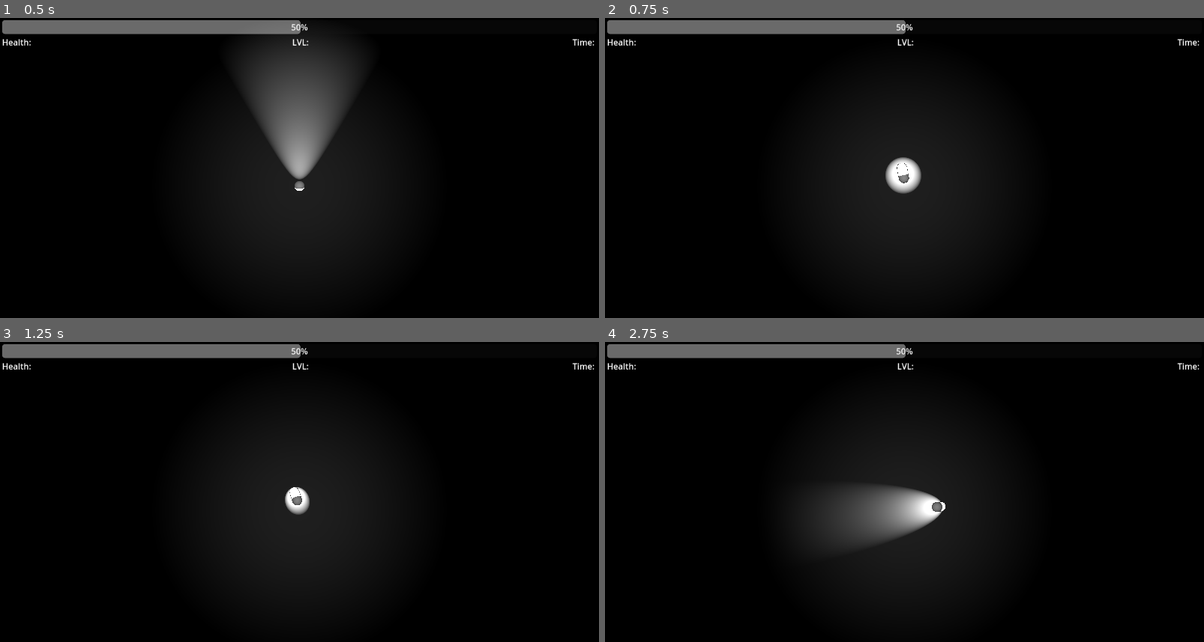
Above: before the commit, frames 1-4 (two rows, left to right).
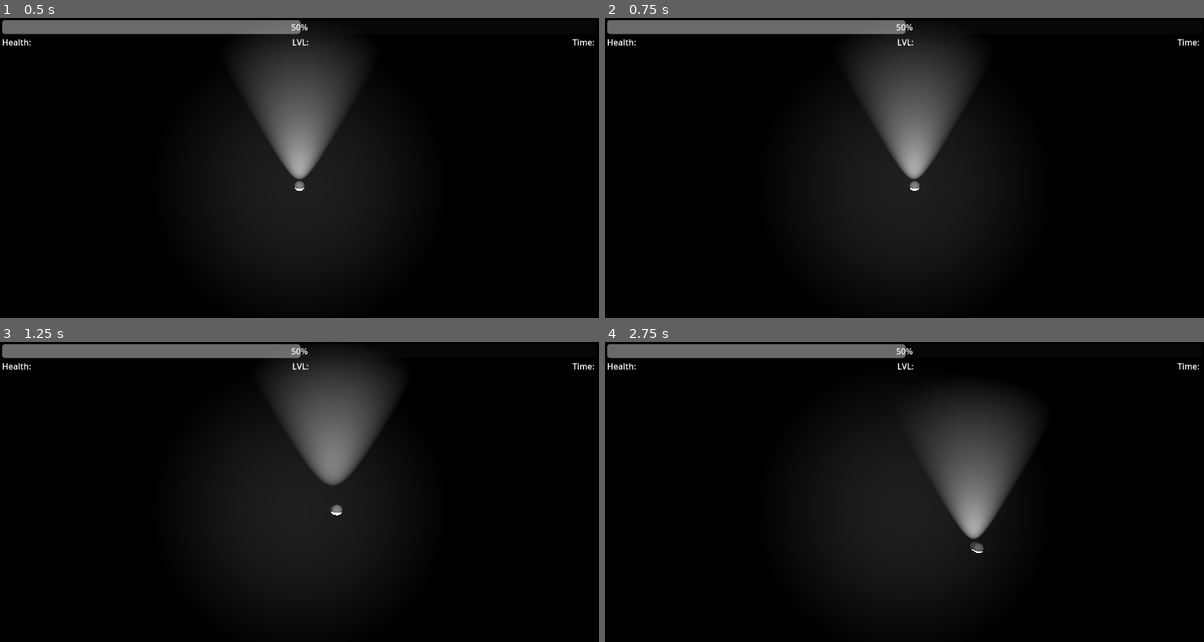
Above: after the commit, the same moments.

Repository: Knight-XAura/Illuminated-Ruler
Game: Godot game, scene res://world.tscn
The game is run twice, just before and just after one commit, with the same random seed, the same clock (stepped at 60 frames per second) and the same inputs.
Inputs (mouse positions are in pixels of both pictures, inside the frame that each line leads up to):
- Up to frame 1 (0.5 s): no input
- Up to frame 2 (0.75 s): tap Enter at 0.5 s; move the mouse to (1036, 168) at 0.52 s; hold D (move_right) from 0.53 s (still down)
- Up to frame 3 (1.25 s): keep holding D (move_right); tap Space (jump) at 0.77 s
- Up to frame 4 (2.75 s): move the mouse to (784, 528) at 1.27 s; release D (move_right) at 1.28 s; hold S (move_backward) 1.28-2.03 s; tap Space (jump) at 1.52 s; move the mouse to (964, 435) at 2.02 s; hold D (move_right) from 2.03 s (still down)

Frame 1 is identical in both runs. In frame 2, 6.4% of the frame differs, in the area x 42-62%, y 5-59%; in frame 3, 6.3%; in frame 4, 8.4%, in the area x 37-72%, y 18-71%.

Commit message:
Update player

Diff:
--- a/CharacterBody3D.gd
+++ b/CharacterBody3D.gd
@@ -1,11 +1,6 @@
 extends CharacterBody3D
 
 
-var mouse_pos: Vector2
-#@onready var viewport: Viewport = get_viewport()
-@onready var camera: Camera3D = $Camera3D
-var ray_origin: Vector3
-var ray_length: Vector3
 # Get the gravity from the project settings to be synced with RigidBody nodes.
 var gravity: float = ProjectSettings.get_setting("physics/3d/default_gravity")
 
@@ -25,18 +20,10 @@
 func _physics_process(delta: float) -> void:
 	if not is_on_floor():
 		velocity.y -= gravity * delta
-		#print(get_global_mouse_position())
 
 	if Input.is_action_just_pressed("jump") and is_on_floor():
 		velocity.y = JUMP_VELOCITY
 
-	var space_state = get_world_3d().direct_space_state
-	var mouse_pos = get_viewport().get_mouse_position()
-	ray_origin = camera.project_ray_origin(mouse_pos)
-	ray_length = ray_origin * camera.project_ray_normal(mouse_pos) * 2000
-	var intersection = space_state.intersect_ray(PhysicsRayQueryParameters3D.create(ray_origin, ray_length))
-	if not intersection.is_empty():
-		look_at(intersection["position"], Vector3(0,-1,0))
 
 	var input_dir := Input.get_vector("move_left", "move_right", "move_forward", "move_backward")
 	var direction := (transform.basis * Vector3(input_dir.x, 0, input_dir.y)).normalized()
